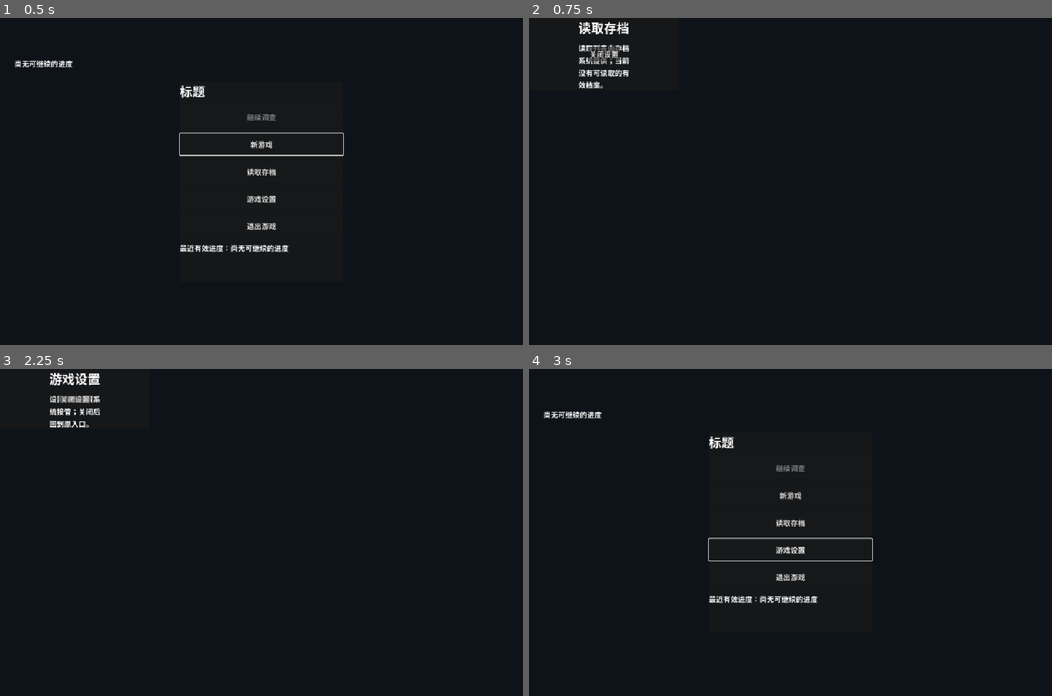
Above: before the commit, frames 1-4 (two rows, left to right).
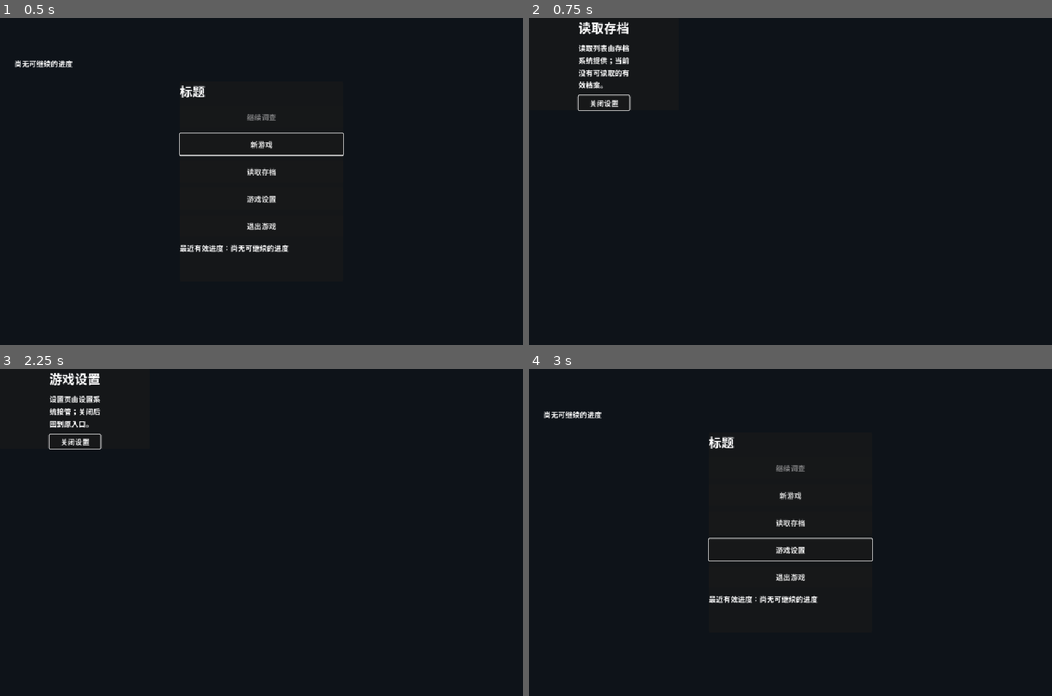
Above: after the commit, the same moments.

Repository: Rossgu25487/gamejam-2026-workspace
Game: Godot game, scene res://main/main.tscn
Two runs of this game, one before a commit and one after it. Both use one fixed random seed, a clock stepped at 60 frames per second and the inputs below.
Inputs:
- Up to frame 1 (0.5 s): no input
- Up to frame 2 (0.75 s): click "读取存档" at 0.5 s
- Up to frame 3 (2.25 s): click "关闭设置" at 1.25 s; click "游戏设置" at 2 s
- Up to frame 4 (3 s): click "关闭设置" at 2.75 s

Frame 1 is identical in both runs. In frame 2, 0.4% of the frame differs, in the area x 9-20%, y 8-29%; in frame 3, 0.3%; in frame 4, nothing differs.
Error before the commit: Cannot call method 'grab_focus' on a null value. (res://main/main.gd:114)

Commit message:
修复页面脚本焦点引用并完成职责拆分

Diff:
--- a/game/main/main.gd
+++ b/game/main/main.gd
@@ -48,7 +48,7 @@
 	var close := Button.new()
 	close.text = "关闭设置"
 	close.pressed.connect(_on_close_subpage)
-	subpage_panel.get_child(0).add_child(close)
+	subpage_panel.get_child(0).get_child(0).add_child(close)
 	add_child(confirm_panel)
 	add_child(subpage_panel)
 	confirm_panel.hide()
--- a/game/main/main.tscn
+++ b/game/main/main.tscn
@@ -3,7 +3,7 @@
 [ext_resource type="Script" path="res://main/main.gd" id="1"]
 [ext_resource type="PackedScene" path="res://ui/counter_view.tscn" id="2"]
 [ext_resource type="PackedScene" path="res://title_page/title_page.tscn" id="3"]
-[ext_resource type="PackedScene" path="res://pause_page.tscn" id="4"]
+[ext_resource type="PackedScene" path="res://pause_page/pause_page.tscn" id="4"]
 
 [node name="Main" type="Control"]
 layout_mode = 3
--- /dev/null
+++ b/game/pause_page/pause_page.gd
@@ -0,0 +1,20 @@
+extends Control
+signal resume_requested
+signal save_requested
+signal load_requested
+signal settings_requested
+signal return_title_requested
+signal exit_requested
+@onready var resume_button: Button = $PanelContainer/VBoxContainer/Resume
+@onready var save_button: Button = $PanelContainer/VBoxContainer/Save
+@onready var load_button: Button = $PanelContainer/VBoxContainer/Load
+@onready var settings_button: Button = $PanelContainer/VBoxContainer/Settings
+@onready var return_title_button: Button = $PanelContainer/VBoxContainer/ReturnTitle
+@onready var exit_button: Button = $PanelContainer/VBoxContainer/Exit
+func _ready() -> void:
+ resume_button.pressed.connect(resume_requested.emit); save_button.pressed.connect(save_requested.emit); load_button.pressed.connect(load_requested.emit); settings_button.pressed.connect(settings_requested.emit); return_title_button.pressed.connect(return_title_requested.emit); exit_button.pressed.connect(exit_requested.emit); save_button.disabled = true; hide()
+func show_page() -> void:
+ show()
+ if is_instance_valid(resume_button): resume_button.grab_focus()
+func hide_page() -> void: hide()
+func set_save_available(enabled: bool, reason: String = "") -> void: save_button.disabled = not enabled; save_button.tooltip_text = reason
--- /dev/null
+++ b/game/pause_page/pause_page.tscn
@@ -0,0 +1,45 @@
+[gd_scene load_steps=2 format=3]
+[ext_resource type="Script" path="res://pause_page/pause_page.gd" id="1"]
+[node name="PausePage" type="Control"]
+layout_mode = 1
+anchors_preset = 15
+anchor_right = 1.0
+anchor_bottom = 1.0
+script = ExtResource("1")
+[node name="PanelContainer" type="PanelContainer" parent="."]
+layout_mode = 0
+anchor_left = 0.5
+anchor_top = 0.5
+anchor_right = 0.5
+anchor_bottom = 0.5
+offset_left = -165.0
+offset_top = -250.0
+offset_right = 165.0
+offset_bottom = 250.0
+[node name="VBoxContainer" type="VBoxContainer" parent="PanelContainer"]
+layout_mode = 2
+theme_override_constants/separation = 12
+[node name="Heading" type="Label" parent="PanelContainer/VBoxContainer"]
+layout_mode = 2
+text = "暂停菜单"
+[node name="Detail" type="Label" parent="PanelContainer/VBoxContainer"]
+layout_mode = 2
+text = "当前调查与选择已保留"
+[node name="Resume" type="Button" parent="PanelContainer/VBoxContainer"]
+layout_mode = 2
+text = "继续调查"
+[node name="Save" type="Button" parent="PanelContainer/VBoxContainer"]
+layout_mode = 2
+text = "保存游戏"
+[node name="Load" type="Button" parent="PanelContainer/VBoxContainer"]
+layout_mode = 2
+text = "读取存档"
+[node name="Settings" type="Button" parent="PanelContainer/VBoxContainer"]
+layout_mode = 2
+text = "游戏设置"
+[node name="ReturnTitle" type="Button" parent="PanelContainer/VBoxContainer"]
+layout_mode = 2
+text = "返回标题"
+[node name="Exit" type="Button" parent="PanelContainer/VBoxContainer"]
+layout_mode = 2
+text = "退出游戏"
--- a/game/tests/navigation_checks.gd
+++ b/game/tests/navigation_checks.gd
@@ -8,17 +8,17 @@
     root.add_child(scene)
     await process_frame
     await process_frame
-    if scene.current_layer != "title" or not scene.get_node("TitlePage").visible or scene.counter_view.visible:
+    if scene.current_layer != "title" or not scene.title_page.visible or scene.counter_view.visible:
         printerr("NAV_FAILED: initial layer")
         quit(1)
         return
     scene._on_new_game()
-    if scene.current_layer != "investigation" or scene.get_node("TitlePage").visible or not scene.counter_view.visible:
+    if scene.current_layer != "investigation" or scene.title_page.visible or not scene.counter_view.visible:
         printerr("NAV_FAILED: new game")
         quit(1)
         return
     await scene._open_pause()
-    if scene.current_layer != "pause" or scene.pause_save.disabled == false:
+    if scene.current_layer != "pause" or scene.pause_page.save_button.disabled == false:
         printerr("NAV_FAILED: pause state")
         quit(1)
         return
@@ -43,19 +43,19 @@
         quit(1)
         return
     scene._on_confirm_direct()
-    if not scene.get_node("TitlePage").visible or scene.counter_view.visible or scene.status_label.text.contains("调查进行中"):
+    if not scene.title_page.visible or scene.counter_view.visible or scene.current_layer != "title":
         printerr("NAV_FAILED: return to title visibility")
         quit(1)
         return
     scene._on_load()
     scene._on_close_subpage()
-    if scene.current_layer != "title" or scene.pause_panel.visible or scene.counter_view.visible or scene.get_viewport().gui_get_focus_owner() != scene.title_load:
+    if scene.current_layer != "title" or scene.pause_page.visible or scene.counter_view.visible or scene.get_viewport().gui_get_focus_owner() != scene.title_page.load_button:
         printerr("NAV_FAILED: title load return after prior investigation")
         quit(1)
         return
     scene._on_settings()
     scene._on_close_subpage()
-    if scene.current_layer != "title" or scene.get_viewport().gui_get_focus_owner() != scene.title_settings:
+    if scene.current_layer != "title" or scene.get_viewport().gui_get_focus_owner() != scene.title_page.settings_button:
         printerr("NAV_FAILED: title settings return")
         quit(1)
         return
@@ -69,22 +69,22 @@
     await scene._open_pause()
     await process_frame
     await process_frame
-    var menu_center: Vector2 = scene.pause_panel.get_global_rect().get_center()
-    var window_center: Vector2 = scene.navigation_layer.get_global_rect().get_center()
+    var menu_center: Vector2 = scene.pause_page.get_node("PanelContainer").get_global_rect().get_center()
+    var window_center: Vector2 = scene.get_viewport().get_visible_rect().get_center()
     if menu_center.distance_to(window_center) > 1.0:
         printerr("NAV_FAILED: pause menu centering")
         quit(1)
         return
     print("NAV_PASS: title, new game, pause, settings return and leave confirmation")
     scene._on_pause_exit()
-    if not scene.confirm_accept.disabled:
+    if not scene.confirm_panel.get_child(0).get_child(0).get_child(3).disabled:
         printerr("NAV_FAILED: unavailable save-and-exit")
         quit(1)
         return
     scene._on_confirm_cancel()
     scene._show_title()
     scene._on_title_exit()
-    if scene.confirm_direct.visible or scene.confirm_accept.disabled:
+    if scene.confirm_panel.get_child(0).get_child(0).get_child(3).disabled:
         printerr("NAV_FAILED: title exit confirmation")
         quit(1)
         return
--- a/game/title_page/title_page.gd
+++ b/game/title_page/title_page.gd
@@ -17,7 +17,9 @@
 func begin_scan() -> void:
  scan_complete = false; status.text = "正在读取进度"; continue_button.disabled = true; load_button.disabled = true; call_deferred("_finish_scan")
 func _finish_scan() -> void:
- await get_tree().create_timer(0.2).timeout; scan_complete = true; status.text = "尚无可继续的进度"; load_button.disabled = false; if visible: new_game_button.grab_focus()
+ await get_tree().create_timer(0.2).timeout; scan_complete = true; status.text = "尚无可继续的进度"; load_button.disabled = false; if visible and is_instance_valid(new_game_button): new_game_button.grab_focus()
 func show_page() -> void:
- show(); status.text = "尚无可继续的进度" if scan_complete else "正在读取进度"; new_game_button.grab_focus()
+ show()
+ status.text = "尚无可继续的进度" if scan_complete else "正在读取进度"
+ if is_instance_valid(new_game_button): new_game_button.grab_focus()
 func hide_page() -> void: hide()
Not shown, added: game/pause_page/pause_page.gd.uid
